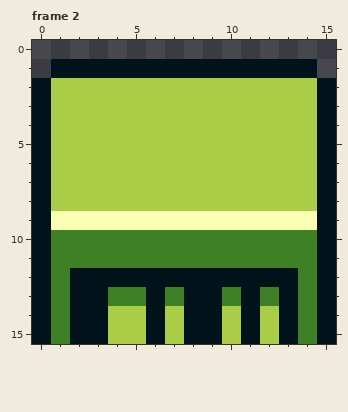
Two versions of one pixel-art file, Assets/Sprites/items.aseprite. The picture above is the old version.
16x16 pixels, 9 frames. Shown: frame 2. The commit also changed other frames, which this record leaves out.
After the commit:
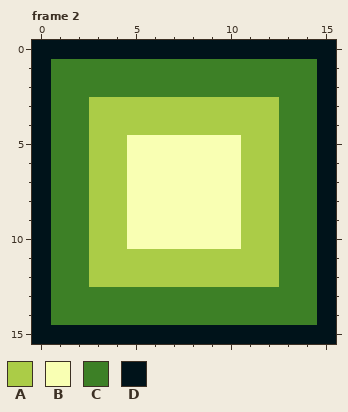
Palette (. is transparent): A #abcc47  B #f9ffb3  C #3d8026  D #00131a
Change:
layer "Shelf" now hidden
layer "Walls" now shown
--- frame 2, layer "Walls"
@@ x 0..15 @@
- 0 ................
- 1 .DDDDDDDDDDDDDD.
- 2 DAAAAAAAAAAAAAAD
- 3 DAAAAAAAAAAAAAAD
- 4 DAAAAAAAAAAAAAAD
- 5 DAAAAAAAAAAAAAAD
- 6 DAAAAAAAAAAAAAAD
- 7 DAAAAAAAAAAAAAAD
- 8 DAAAAAAAAAAAAAAD
- 9 DBBBBBBBBBBBBBBD
-10 DCCCCCCCCCCCCCCD
-11 DCCCCCCCCCCCCCCD
-12 DCDDDDDDDDDDDDCD
-13 DCDDCCDCDDCDCDCD
-14 DCDDAADADDADADCD
-15 DCDDAADADDADADCD
+ 0 DDDDDDDDDDDDDDDD
+ 1 DCCCCCCCCCCCCCCD
+ 2 DCCCCCCCCCCCCCCD
+ 3 DCCAAAAAAAAAACCD
+ 4 DCCAAAAAAAAAACCD
+ 5 DCCAABBBBBBAACCD
+ 6 DCCAABBBBBBAACCD
+ 7 DCCAABBBBBBAACCD
+ 8 DCCAABBBBBBAACCD
+ 9 DCCAABBBBBBAACCD
+10 DCCAABBBBBBAACCD
+11 DCCAAAAAAAAAACCD
+12 DCCAAAAAAAAAACCD
+13 DCCCCCCCCCCCCCCD
+14 DCCCCCCCCCCCCCCD
+15 DDDDDDDDDDDDDDDD
Pixel boxes of the changes (left, top, right, bottom) in both pictures:
changed: (32, 40, 336, 344)
